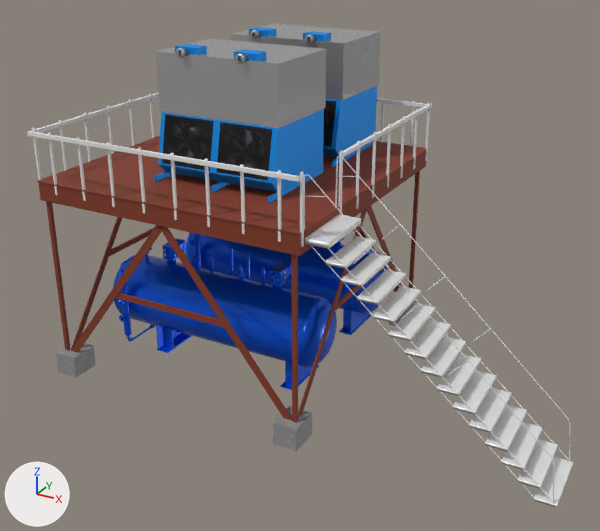
One commit to the FBX model cтойка.с.рес.амм.и.конденс.fbx: the scene before it, then after it.
Before and after are seen from a camera (50 mm lens) standing at (12.66, -18.3, 12.4) and looking at (2.33, 0.49, 3.01). Every picture has the same lights, and +X, +Y and +Z are marked at lower left. Where no turn or scale is listed for an object, it has been applied to the vertices.

The older version as bpy lines, for what is in view:
```python
ob_cube_045 = bpy.data.objects.new('Cube.045', me_cube_085)
ob_cube_045.location = (-0.1, -2.65, 6.69)
ob_cube_046 = bpy.data.objects.new('Cube.046', me_cube_084)
ob_cube_046.location = (-3.55, -2.57, 5.91)
ob_cube_047 = bpy.data.objects.new('Cube.047', me_cube_048)
ob_cube_047.location = (-4.2, 1.56, 6.69)
ob_cube_048 = bpy.data.objects.new('Cube.048', me_cube_049)
ob_cube_048.location = (-4.2, 5.53, 5.89)
ob_cube_069 = bpy.data.objects.new('Cube.069', me_cube_072)
ob_cube_069.location = (0.73, 3.92, 8.14)
ob_stairslower = bpy.data.objects.new('stairsLower', me_cube_086)
ob_stairslower.location = (10.22, -1.42, -0.14)
ob_stairssupport = bpy.data.objects.new('stairsSupport', me_cylinder_057)
ob_stairssupport.location = (9.9, -1.42, 0.18)
ob_stairstop = bpy.data.objects.new('stairsTop', me_cube_087)
ob_stairstop.location = (4.34, -1.47, 5.1)
# also in view: 'Cube.034' at (-2.07, -2.45, 2.23); 'Cube.027' at (-0.09, -2.52, 5.06); 'Cube.043' at (-0.08, 1.52, 2.33); 'Cube.035' at (1.88, -2.45, 2.23); 'Cube.044' at (-0.1, 1.5, -0.31)
```
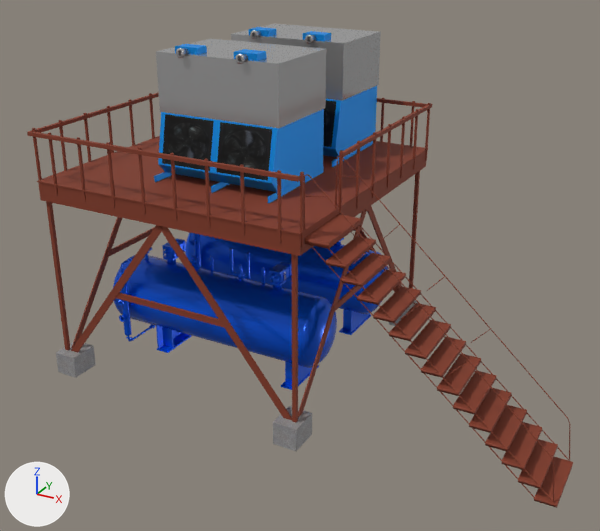
What changed in the scene script:
```text
Change me_cylinder_057:
    where me_cylinder_057.from_pydata(...)  # 432 vertices, 348 faces; spans x -5.96..0.52, y -0.96..0.88, z -0.31..6.54
    remove me_cylinder_057.materials.append(mat_material_007)  # white #f1f1f1
    add me_cylinder_057.materials.append(mat_material_005)  # brown #833923
Change me_cube_086:
    where me_cube_086.from_pydata(...)  # 1344 vertices, 1372 faces; spans x -5.65..0.27, y -0.96..0.88, z -0.05..4.84
    remove me_cube_086.materials.append(mat_material_007)  # white #f1f1f1
    add me_cube_086.materials.append(mat_material_005)  # brown #833923
Change me_cube_048:
    where me_cube_048.from_pydata(...)  # 16 vertices, 12 faces; spans x -0.05..8.27, y -4.13..4.13, z -0.05..0.05
    add me_cube_048.materials.append(mat_material_005)  # brown #833923
Change me_cube_087:
    where me_cube_087.from_pydata(...)  # 96 vertices, 98 faces; spans x -0.33..0.33, y -0.92..0.92, z -0.08..0.08
    remove me_cube_087.materials.append(mat_material_007)  # white #f1f1f1
    add me_cube_087.materials.append(mat_material_005)  # brown #833923
Change me_cube_049:
    where me_cube_049.from_pydata(...)  # 136 vertices, 102 faces; spans x -0.03..8.25, y -8.05..0.03, z -0.9..0.9
    add me_cube_049.materials.append(mat_material_005)  # brown #833923
Change me_cube_084:
    where me_cube_084.from_pydata(...)  # 128 vertices, 96 faces; spans x -0.03..7.05, y -0.03..8.22, z -0.86..0.86
    add me_cube_084.materials.append(mat_material_005)  # brown #833923
Change me_cube_085:
    where me_cube_085.from_pydata(...)  # 16 vertices, 12 faces; spans x -4.13..4.13, y -0.05..8.27, z -0.05..0.05
    add me_cube_085.materials.append(mat_material_005)  # brown #833923
```

Location of each change, (x1, y1, x2, y2) in pixels of the pictures (600 x 531 px):
'stairsLower', recoloured: (326, 236, 573, 508) in both
'Cube.048', recoloured: (32, 93, 431, 247) in both
'stairsSupport', recoloured: (304, 156, 571, 502) in both
'Cube.046', recoloured: (48, 98, 415, 242) in both
'Cube.045', recoloured: (27, 98, 428, 182) in both
'Cube.047', recoloured (white to brown): (31, 92, 432, 157) in both
'stairsTop', recoloured: (305, 214, 361, 249) in both
